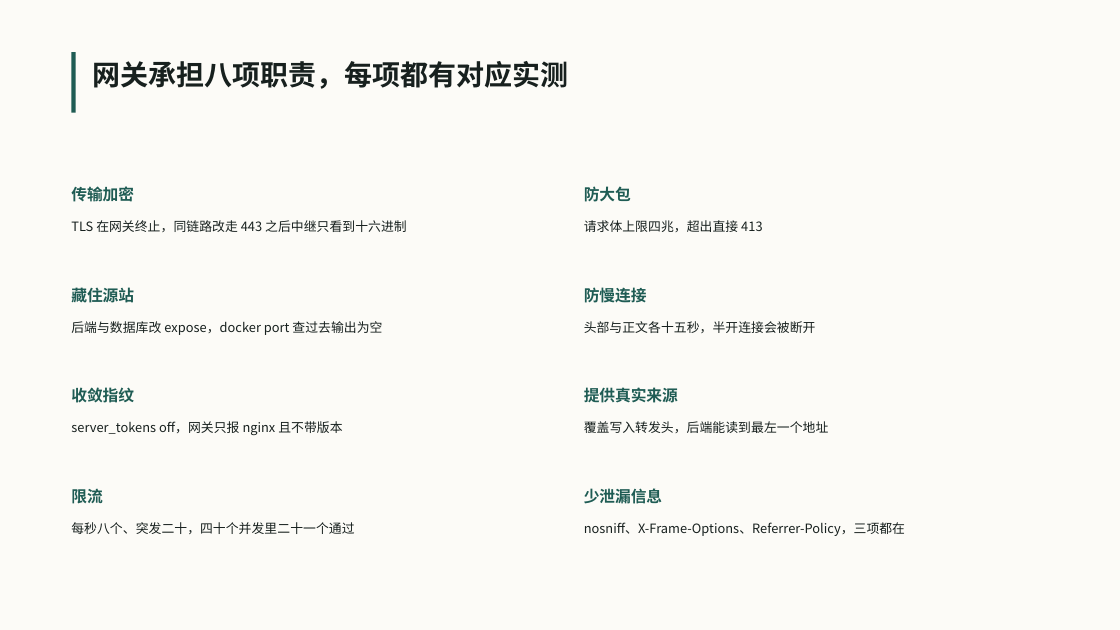
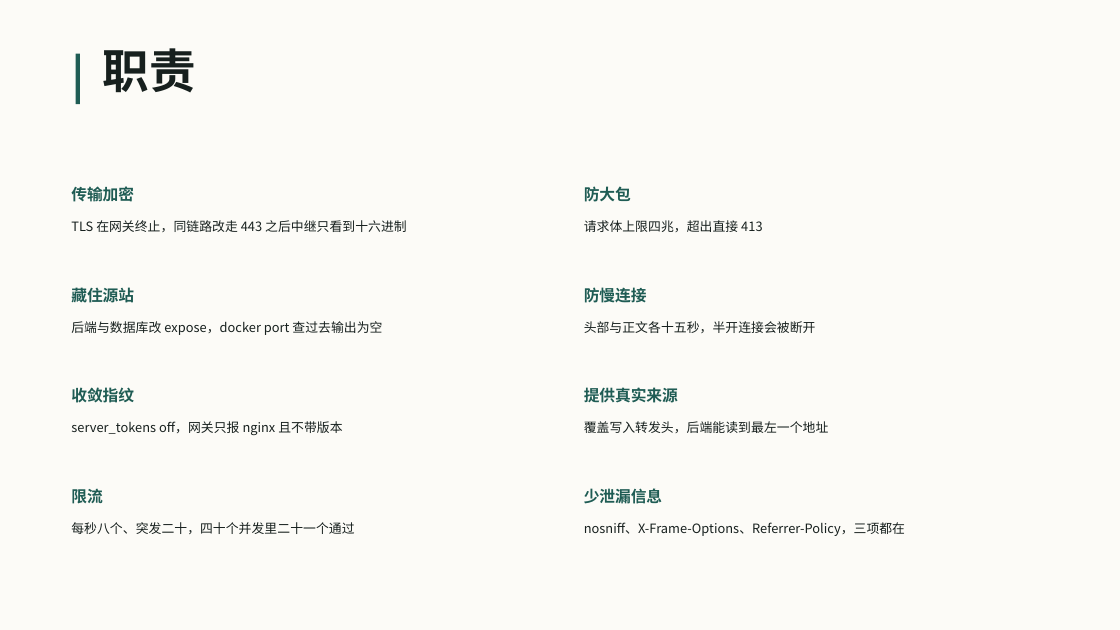
Before and after one commit to VesselPaper/symbiont, a slide deck: slide 8 of share/技术分享-应用代理与负载均衡.pptx. Drawn at 1120x630 pixels with LibreOffice and Linux fonts; fonts in the diff are those of the drawing. Boxes give left, top, right and bottom in pixels: in the first picture for what was removed or moved away, otherwise in the second. Text is boxed around its words. In the diff, an @@ line names an element or a change of style, - is before the commit and + after.

```diff
--- a/share/技术分享-应用代理与负载均衡.pptx
+++ b/share/技术分享-应用代理与负载均衡.pptx
@@ rectangle resized from (x1=71, y1=52, x2=76, y2=113) to (x1=76, y1=54, x2=80, y2=104) @@
@@ text at (x1=102, y1=48, x2=195, y2=93): text changed; size 24 to 40 pt @@
-网关承担八项职责，每项都有对应实测
+职责
```
Also in this commit, not shown: 17 other slides changed, 1 slide added, 1 slide removed, 2 other files.
